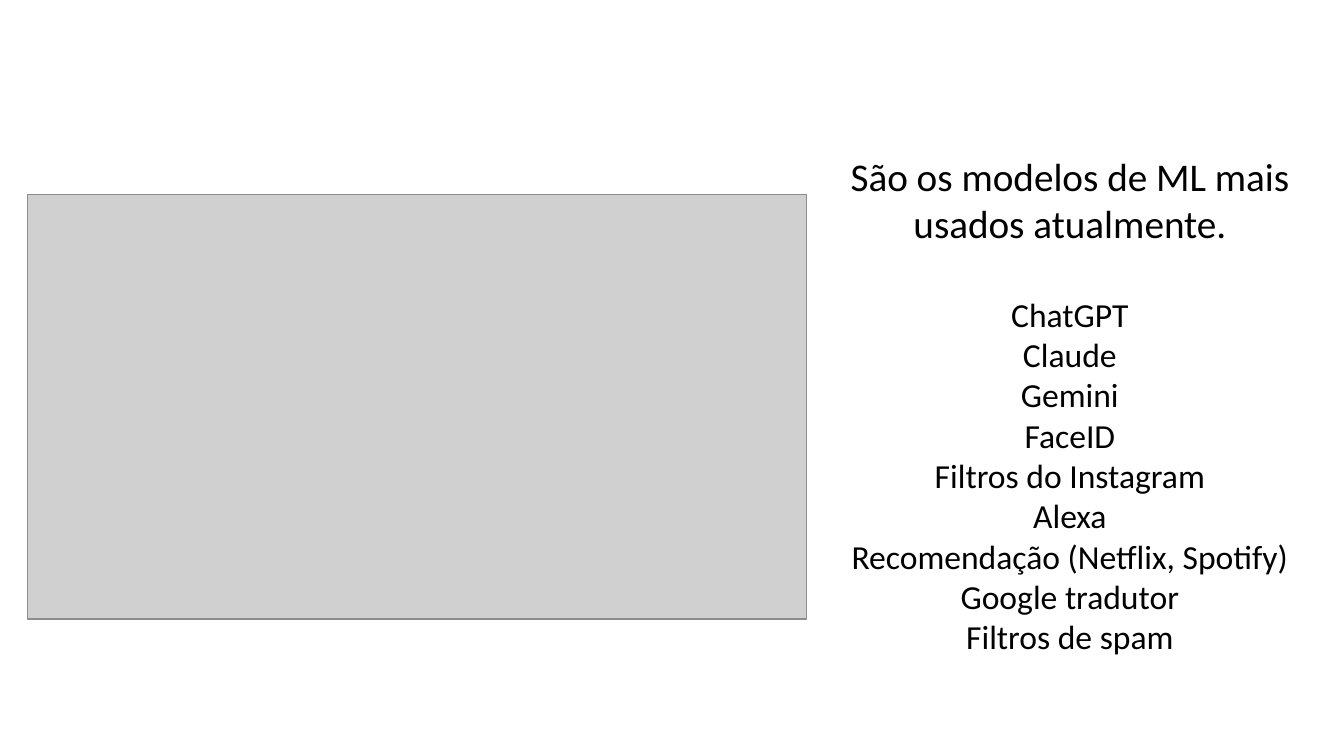
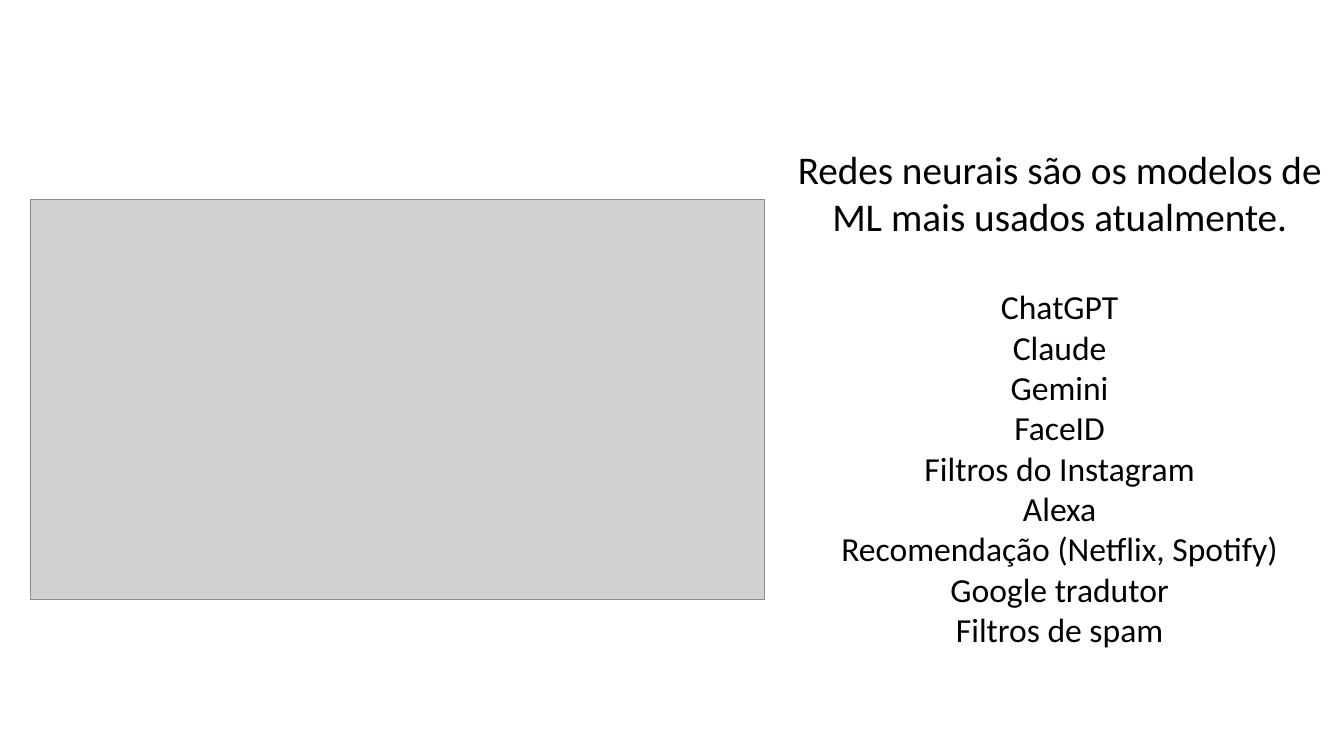
Before and after one commit to zz4fap/c24_inteligencia_artificial, a slide deck: slide 2 of slides/C24_MLP.pptx. Drawn at 1344x756 pixels with LibreOffice and Linux fonts; fonts in the diff are those of the drawing; grey boxes stand for pictures. Boxes give left, top, right and bottom in pixels: in the first picture for what was removed or moved away, otherwise in the second. Text is boxed around its words. In the diff, an @@ line names an element or a change of style, - is before the commit and + after.

```diff
--- a/slides/C24_MLP.pptx
+++ b/slides/C24_MLP.pptx
@@ text "Redes neurais são os modelos ...": place and size @@
-text "Redes neurais são os modelos ..." at (851, 163, 1289, 655)
+text "Redes neurais são os modelos ..." at (798, 156, 1321, 648)
@@ text at (798, 156, 1321, 232): text changed @@
-São os modelos de ML mais usados atualmente.
+Redes neurais são os modelos de ML mais usados atualmente.
@@ picture: place and size @@
-picture at (28, 195, 808, 619)
+picture at (30, 200, 765, 600)
```
Also in this commit, not shown: 15 other slides changed, 1 other file.
